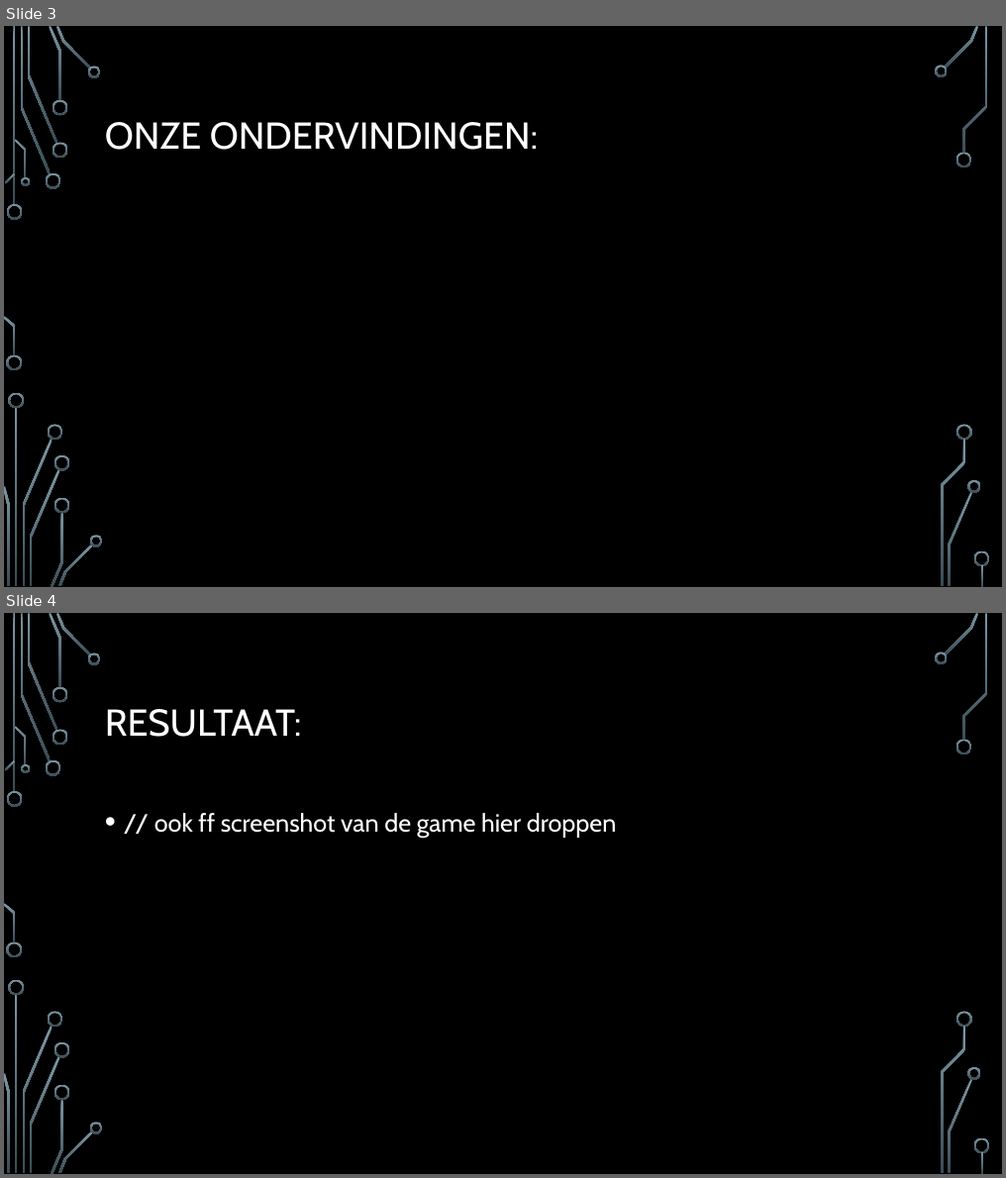
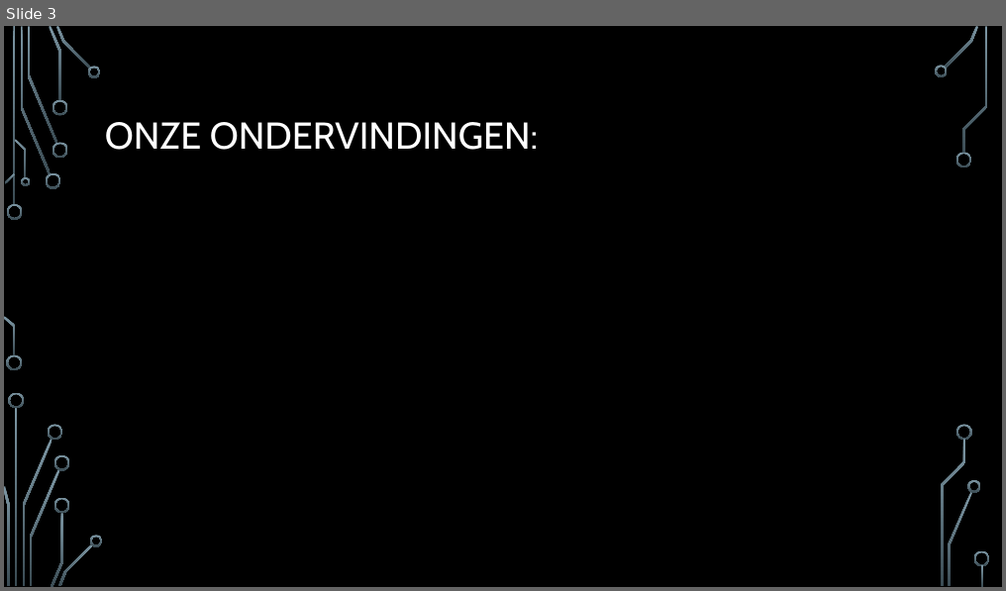
Before and after one commit to zehnzen/Themaopdracht-5, a slide deck: verslagen/presentatie.pptx. Shown one above the other, each under a label of ours: slides 3 and 4 before the commit, slide 3 after it. The pictures are 1006x1178 and 1006x591 pixels, drawn with LibreOffice and Linux fonts; fonts in the diff are those of the drawing; background and template pictures are left out. Boxes give left, top, right and bottom in pixels: in the first picture for what was removed or moved away, otherwise in the second. Text is boxed around its words. In the diff, an @@ line names an element or a change of style, - is before the commit and + after.

```diff
--- a/verslagen/presentatie.pptx
+++ b/verslagen/presentatie.pptx
@@ slide 4 removed at box(4, 613, 1002, 1174), background picture (left out); not listed: 36 template elements that a slide beside it also shows @@
@@ title removed at box(105, 709, 302, 737) @@
-RESULTAAT:
@@ text removed at box(154, 813, 617, 838) @@
-• // ook ff screenshot van de game hier droppen
```
Also in this commit, not shown: 1 slide added, 39 other files.
